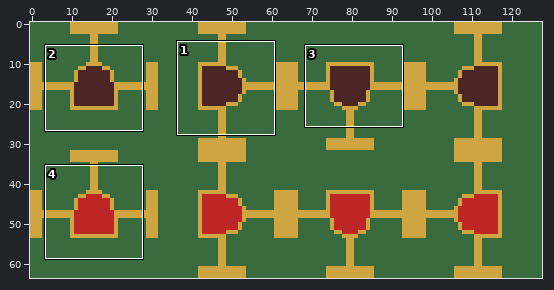
Sprite sheet -- assets/textures/and_gate.png. The picture above shows the old version from afar; the outline marks the close-up.
Close-up. Before the edit:
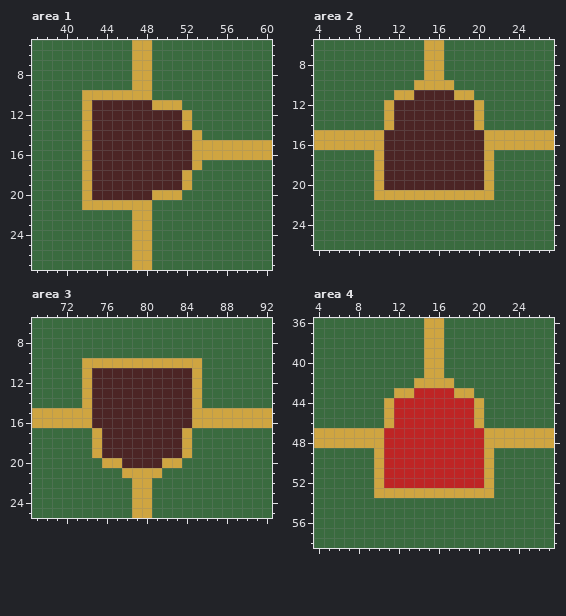
The file is 128x64 pixels. Shown: area 1: x 37..60, y 5..27; area 2: x 4..27, y 6..26; area 3: x 69..92, y 6..25; area 4: x 4..27, y 36..58. The commit also changed other parts of the picture, which this record leaves out.
The result:
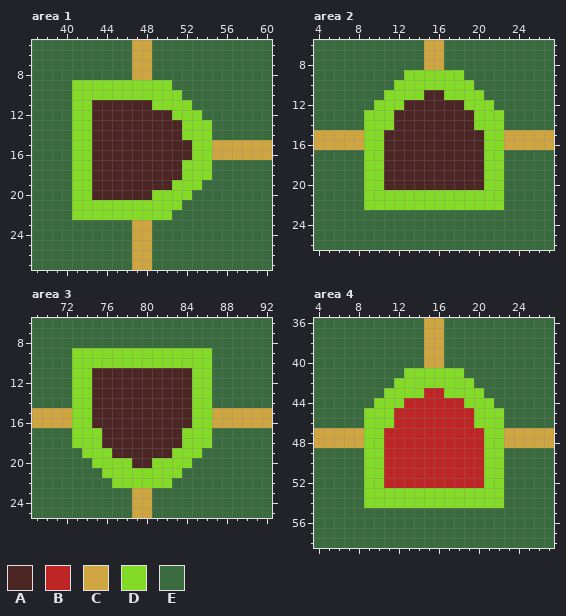
Palette (. is transparent): A #4c2525  B #be2525  C #cfa541  D #83da27  E #3a6b3f
From old to new:
Changed rows in their new state; - is an unchanged pixel.
Area 1:
first column x 41:
 9 DDDDDDDDDD----
10 DDDDDDDDDDD---
11 DD------DDDD--
12 DD--------DDD-
13 DD---------DDD
14 DD---------DDD
15 DD----------DD
16 DD----------DD
17 DD---------DDD
18 DD---------DDD
19 DD--------DDD-
20 DD------DDDD--
21 DDDDDDDDDDD---
22 DDDDDDDDDD----
Area 2:
first column x 9:
 9 ----DDDDDD----
10 ---DDDDDDDD---
11 --DDDD--DDDD--
12 -DDD------DDD-
13 DDD--------DDD
14 DDD--------DDD
15 DD----------DD
16 DD----------DD
17 DD----------DD
18 DD----------DD
19 DD----------DD
20 DD----------DD
21 DDDDDDDDDDDDDD
22 DDDDDDDDDDDDDD
Area 3:
first column x 73:
 9 DDDDDDDDDDDDDD
10 DDDDDDDDDDDDDD
11 DD----------DD
12 DD----------DD
13 DD----------DD
14 DD----------DD
15 DD----------DD
16 DD----------DD
17 DDD--------DDD
18 DDD--------DDD
19 -DDD------DDD-
20 --DDDD--DDDD--
21 ---DDDDDDDD---
22 ----DDDDDD----
Area 4:
first column x 9:
41 ----DDDDDD----
42 ---DDDDDDDD---
43 --DDDD--DDDD--
44 -DDD------DDD-
45 DDD--------DDD
46 DDD--------DDD
47 DD----------DD
48 DD----------DD
49 DD----------DD
50 DD----------DD
51 DD----------DD
52 DD----------DD
53 DDDDDDDDDDDDDD
54 DDDDDDDDDDDDDD
Where, in picture pixels (left, top, right, bottom), the same in both close-ups:
changed: (72, 80, 212, 220)
changed: (364, 70, 504, 210)
changed: (72, 348, 212, 488)
changed: (364, 368, 504, 508)
